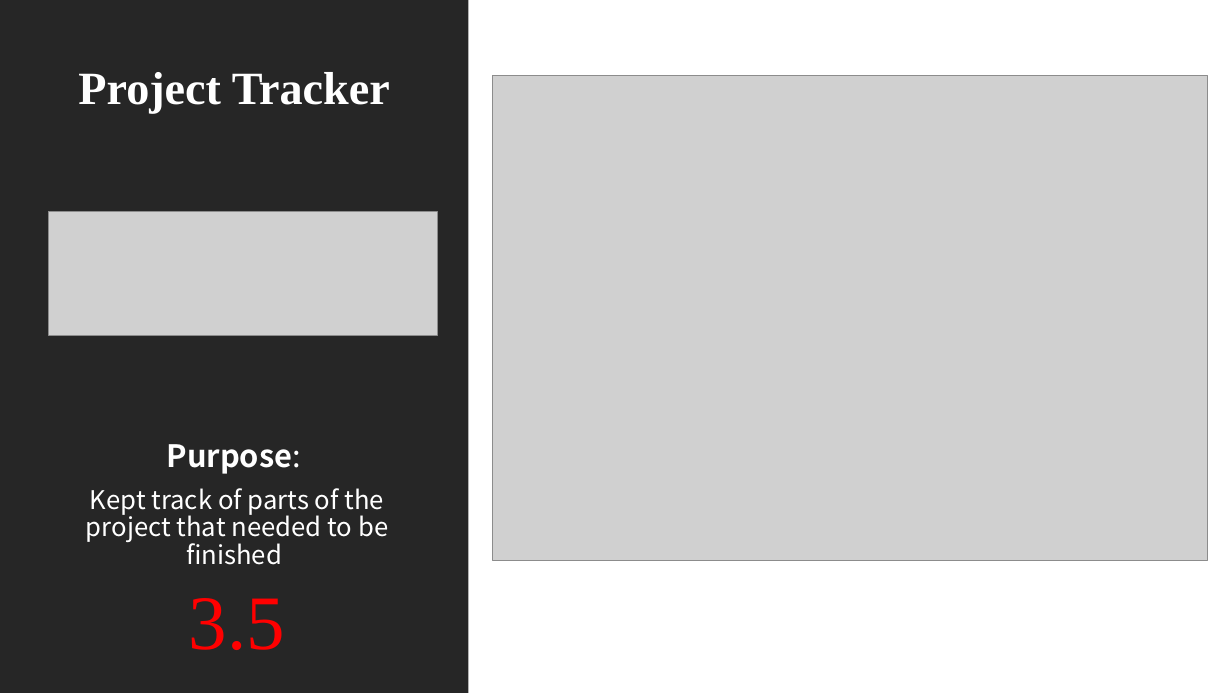
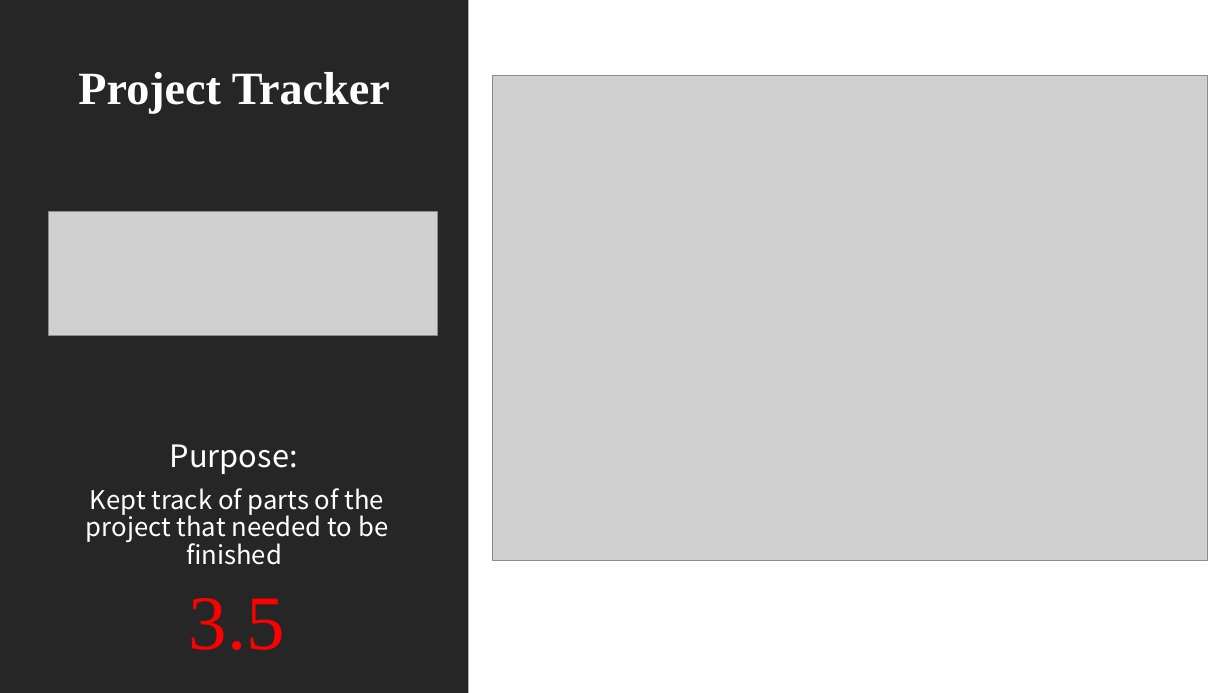
Before and after one commit to Computer-Girl/3308Project, a slide deck: slide 6 of LetsGo.pptx. Drawn at 1232x693 pixels with LibreOffice and Linux fonts; fonts in the diff are those of the drawing; grey boxes stand for pictures. Boxes give left, top, right and bottom in pixels: in the first picture for what was removed or moved away, otherwise in the second. Text is boxed around its words. In the diff, an @@ line names an element or a change of style, - is before the commit and + after.

```diff
--- a/LetsGo.pptx
+++ b/LetsGo.pptx
@@ text at (x1=170, y1=444, x2=298, y2=474): bold off in "Purpose:" @@
```
Also in this commit, not shown: 5 other slides changed, 2 slides added.
